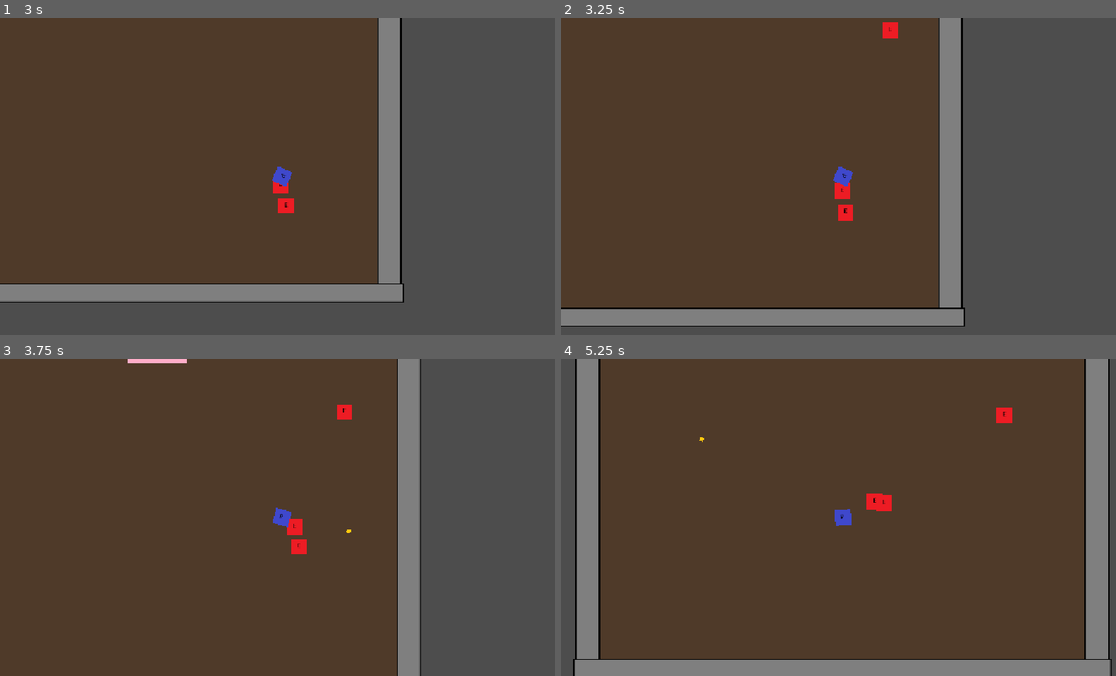
Above: before the commit, frames 1-4 (two rows, left to right).
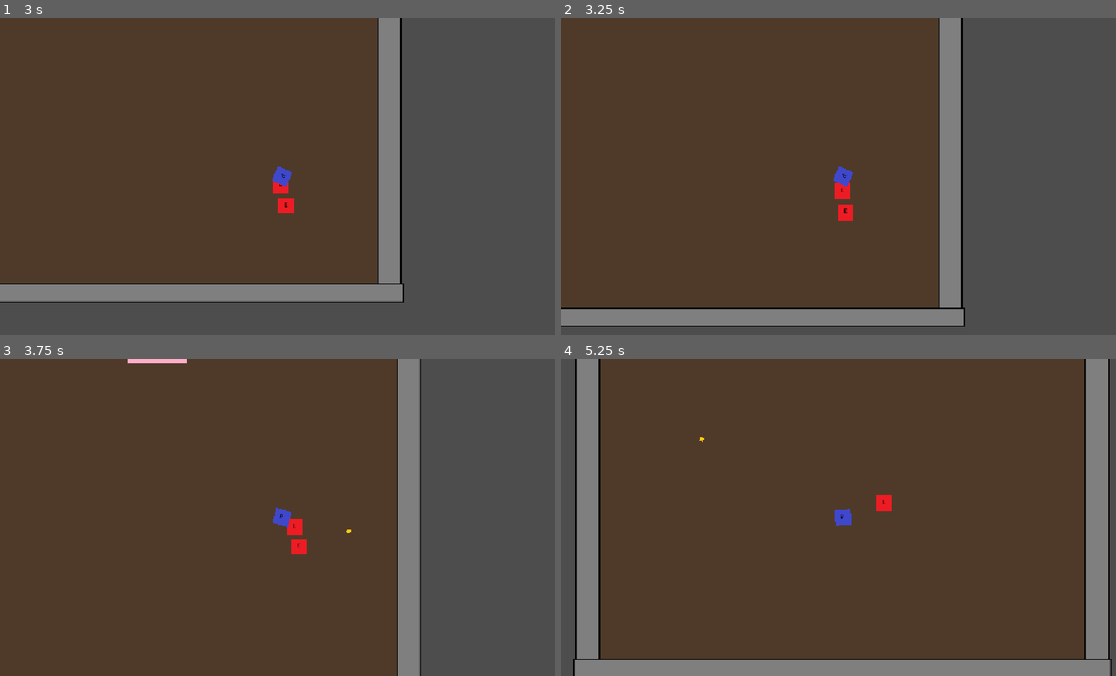
Above: after the commit, the same moments.

Repository: RJField/JazzySnazzy
Game: Godot game, scene res://src/levels/World.tscn
Two runs of this game, one before a commit and one after it. Both use one fixed random seed, a clock stepped at 60 frames per second and the inputs below.
Inputs (mouse positions are in pixels of both pictures, inside the frame that each line leads up to):
- Up to frame 1 (3 s): tap Enter at 0.5 s; move the mouse to (405, 160) at 0.52 s; press the mouse at (405, 160) at 0.53 s; hold D (move_right) 0.53-1.28 s; move the mouse to (166, 192) at 1.27 s; release the mouse at (166, 192) at 1.28 s; hold S (move_down) 1.28-2.03 s; click (166, 192) at 1.35 s; move the mouse to (338, 106) at 2.02 s; press the mouse at (338, 106) at 2.03 s; hold D (move_right) 2.03-2.78 s; move the mouse to (255, 239) at 2.77 s; release the mouse at (255, 239) at 2.78 s; hold W (move_up) from 2.78 s (still down); click (255, 239) at 2.85 s
- Up to frame 2 (3.25 s): keep holding W (move_up)
- Up to frame 3 (3.75 s): move the mouse to (449, 565) at 3.52 s; release W (move_up) at 3.53 s; press the mouse at (449, 565) at 3.53 s; hold A (move_left) from 3.53 s (still down)
- Up to frame 4 (5.25 s): move the mouse to (672, 469) at 4.27 s; release the mouse at (672, 469) at 4.28 s; click (672, 469) at 4.35 s; move the mouse to (871, 517) at 5.02 s; release A (move_left) at 5.03 s; press the mouse at (871, 517) at 5.03 s; hold S (move_down) from 5.03 s (still down)

Frame 1 is identical in both runs. In frame 2, 0.1% of the frame differs, in the area x 57-61%, y 1-7%; in frame 3, 0.1%; in frame 4, 0.2%, in the area x 55-82%, y 15-48%.

Commit message:
removed on hit interaction from the bullet scene to its own hurtbox/hitbox system

Diff:
--- a/src/entities/components/HitboxComponent.gd
+++ b/src/entities/components/HitboxComponent.gd
@@ -1,6 +1,18 @@
 class_name HitboxComponent extends Area2D
 
-@onready var health_component: HealthComponent = get_parent().get_node("HealthComponent")
+signal hit_confirmed
+signal body_hit_entered
 
-func damage(amount: float) -> void:
-	health_component.damage(amount)
+@export var damage_amount : float = 10.0
+
+func _ready() -> void:
+    area_entered.connect(_on_area_entered)
+    body_entered.connect(_on_body_entered)
+
+func _on_area_entered(area: Area2D) -> void:
+    if area.has_method("damage"):
+        area.damage(damage_amount)
+        hit_confirmed.emit()
+
+func _on_body_entered(body: Node2D) -> void:
+    body_hit_entered.emit()
--- a/src/entities/components/HitboxComponent.tscn
+++ b/src/entities/components/HitboxComponent.tscn
@@ -1,13 +1,12 @@
-[gd_scene format=3 uid="uid://wi4wgbwq3m2r"]
+[gd_scene format=3 uid="uid://denhi372r8xpk"]
 
 [ext_resource type="Script" uid="uid://e53i87oeenmv" path="res://src/entities/components/HitboxComponent.gd" id="1_sdgr0"]
 
-[sub_resource type="CircleShape2D" id="CircleShape2D_8s4bh"]
+[sub_resource type="RectangleShape2D" id="RectangleShape2D_8s4bh"]
+size = Vector2(10, 10)
 
-[node name="HitboxComponent" type="Area2D" unique_id=933166583]
-collision_layer = 2
-collision_mask = 0
+[node name="HitboxComponent" type="Area2D" unique_id=390258389]
 script = ExtResource("1_sdgr0")
 
-[node name="CollisionShape2D" type="CollisionShape2D" parent="." unique_id=1123976992]
-shape = SubResource("CircleShape2D_8s4bh")
+[node name="CollisionShape2D" type="CollisionShape2D" parent="." unique_id=633812111]
+shape = SubResource("RectangleShape2D_8s4bh")
--- /dev/null
+++ b/src/entities/components/HurtboxComponent.gd
@@ -0,0 +1,6 @@
+class_name HurtboxComponent extends Area2D
+
+@onready var health_component: HealthComponent = get_parent().get_node("HealthComponent")
+
+func damage(amount: float) -> void:
+	health_component.damage(amount)
--- /dev/null
+++ b/src/entities/components/HurtboxComponent.tscn
@@ -0,0 +1,12 @@
+[gd_scene format=3 uid="uid://c5wf8h1swolui"]
+
+[ext_resource type="Script" uid="uid://b4uok5yaoajo4" path="res://src/entities/components/HurtboxComponent.gd" id="1_1pfow"]
+
+[sub_resource type="RectangleShape2D" id="RectangleShape2D_8s4bh"]
+size = Vector2(10, 10)
+
+[node name="HurtboxComponent" type="Area2D" unique_id=1803605233]
+script = ExtResource("1_1pfow")
+
+[node name="CollisionShape2D" type="CollisionShape2D" parent="." unique_id=2016396918]
+shape = SubResource("RectangleShape2D_8s4bh")
--- a/src/entities/enemies/BaseEnemy.tscn
+++ b/src/entities/enemies/BaseEnemy.tscn
@@ -2,14 +2,12 @@
 
 [ext_resource type="Texture2D" uid="uid://ccservoxiggme" path="res://assets/placeholder/sprites/placeholders/enemy.png" id="1_p6y2y"]
 [ext_resource type="Script" uid="uid://63q4j1sutsli" path="res://src/entities/enemies/BaseEnemy.gd" id="1_wvikt"]
-[ext_resource type="PackedScene" uid="uid://wi4wgbwq3m2r" path="res://src/entities/components/HitboxComponent.tscn" id="3_3opad"]
+[ext_resource type="PackedScene" uid="uid://denhi372r8xpk" path="res://src/entities/components/HitboxComponent.tscn" id="3_3opad"]
+[ext_resource type="PackedScene" uid="uid://c5wf8h1swolui" path="res://src/entities/components/HurtboxComponent.tscn" id="4_wmsxn"]
 [ext_resource type="PackedScene" uid="uid://cojkk48pi8e2o" path="res://src/entities/components/HealthComponent.tscn" id="4_xesd5"]
 
 [sub_resource type="RectangleShape2D" id="RectangleShape2D_wvikt"]
 size = Vector2(30, 30)
-
-[sub_resource type="RectangleShape2D" id="RectangleShape2D_8s4bh"]
-size = Vector2(32, 32)
 
 [node name="BaseEnemy" type="CharacterBody2D" unique_id=1478121783]
 collision_layer = 8
@@ -23,10 +21,8 @@
 z_index = 4
 texture = ExtResource("1_p6y2y")
 
-[node name="HitboxComponent" parent="." unique_id=933166583 instance=ExtResource("3_3opad")]
-collision_mask = 4
+[node name="HealthComponent" parent="." unique_id=1421218207 instance=ExtResource("4_xesd5")]
 
-[node name="CollisionShape2D2" type="CollisionShape2D" parent="HitboxComponent" unique_id=2055536570]
-shape = SubResource("RectangleShape2D_8s4bh")
+[node name="HurtboxComponent" parent="." unique_id=1803605233 instance=ExtResource("4_wmsxn")]
 
-[node name="HealthComponent" parent="." unique_id=1421218207 instance=ExtResource("4_xesd5")]
+[node name="HitboxComponent" parent="." unique_id=390258389 instance=ExtResource("3_3opad")]
--- a/src/entities/enemies/EnemyData.gd
+++ b/src/entities/enemies/EnemyData.gd
@@ -1,8 +1,11 @@
 class_name EnemyData extends Resource
 
-@export var max_health: float = 100.0
-@export var speed: float = 20.0
+# static
 @export var display_name: String = "Default Monster"
 @export var scene: PackedScene
+@export var texture: Texture2D
+
+#dynamic
+@export var speed: float = 20.0
+@export var max_health: float = 100.0
 @export var behaviors: Array[EnemyBehavior]
-@export var texture: Texture2D
--- a/src/levels/Encounter.gd
+++ b/src/levels/Encounter.gd
@@ -29,8 +29,6 @@
         return chosen
 
 func begin() -> void:
-    print("begin triggered on Encounter")
-    print("player is ", player)
     done_spawning = false
     while enemy_count_to_spawn > 0:
         #added a one second delay to ensure no collision on spawn preventing spawn -> but we need to revisit this
--- a/src/levels/Room.gd
+++ b/src/levels/Room.gd
@@ -41,5 +41,5 @@
     return get_tree().get_nodes_in_group("doors").filter(
         func(d): return is_ancestor_of(d))
 
-func set_player(player: CharacterBody2D) -> void:
-    encounter.set_player(player)
+func set_player(body: CharacterBody2D) -> void:
+    encounter.set_player(body)
--- a/src/levels/Room.tscn
+++ b/src/levels/Room.tscn
@@ -108,7 +108,7 @@
 
 [node name="Encounter" parent="." unique_id=2030808805 instance=ExtResource("9_fdkvs")]
 position = Vector2(189, 416)
-enemy_count_to_spawn = 3
+enemy_count_to_spawn = 2
 
 [node name="TopDoor" parent="." unique_id=844228051 instance=ExtResource("10_fdkvs")]
 position = Vector2(5, -346)
--- a/src/weapons/Bullet.gd
+++ b/src/weapons/Bullet.gd
@@ -1,19 +1,18 @@
 extends Area2D
 
-@export var damage_amount: float = 10.0
+@onready var hitbox: HitboxComponent = $HitboxComponent
+
 @export var speed: float = 500.0
 
 func _ready() -> void:
-    area_entered.connect(_on_area_entered)
-    body_entered.connect(_on_body_entered)
+    hitbox.hit_confirmed.connect(_on_hit_confirmed)
+    hitbox.body_entered.connect(_on_body_entered)
 
 func _physics_process(delta: float) -> void:
     position += transform.x * speed * delta
 
-func _on_area_entered(area: Area2D) -> void:
-    if area.has_method("damage"):
-        area.damage(damage_amount)
-        queue_free()
+func _on_hit_confirmed() -> void:
+    queue_free()
 
 func _on_body_entered(body: Node) -> void:
-    queue_free()
+   queue_free()
--- a/src/weapons/Bullet.tscn
+++ b/src/weapons/Bullet.tscn
@@ -2,17 +2,14 @@
 
 [ext_resource type="Script" uid="uid://cfclvrhruvm86" path="res://src/weapons/Bullet.gd" id="1_6r84r"]
 [ext_resource type="Texture2D" uid="uid://brbm7ty4s51eo" path="res://assets/placeholder/sprites/placeholders/bullet.png" id="2_j3c6t"]
-
-[sub_resource type="RectangleShape2D" id="RectangleShape2D_8s4bh"]
-size = Vector2(10, 10)
+[ext_resource type="PackedScene" uid="uid://denhi372r8xpk" path="res://src/entities/components/HitboxComponent.tscn" id="3_s6s2l"]
 
 [node name="Bullet" type="Area2D" unique_id=1344180479]
 collision_layer = 4
 collision_mask = 7
 script = ExtResource("1_6r84r")
 
-[node name="CollisionShape2D" type="CollisionShape2D" parent="." unique_id=1222804770]
-shape = SubResource("RectangleShape2D_8s4bh")
-
 [node name="Sprite2D" type="Sprite2D" parent="." unique_id=715319105]
 texture = ExtResource("2_j3c6t")
+
+[node name="HitboxComponent" parent="." unique_id=390258389 instance=ExtResource("3_s6s2l")]
Not shown, added: src/entities/components/HurtboxComponent.gd.uid
